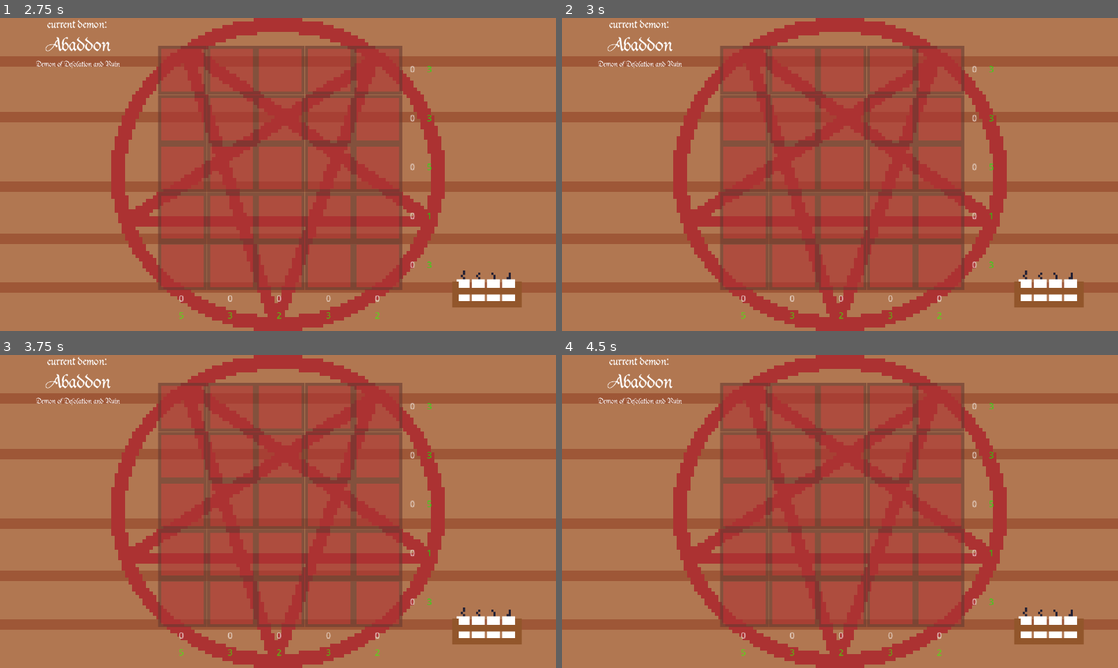
Above: before the commit, frames 1-4 (two rows, left to right).
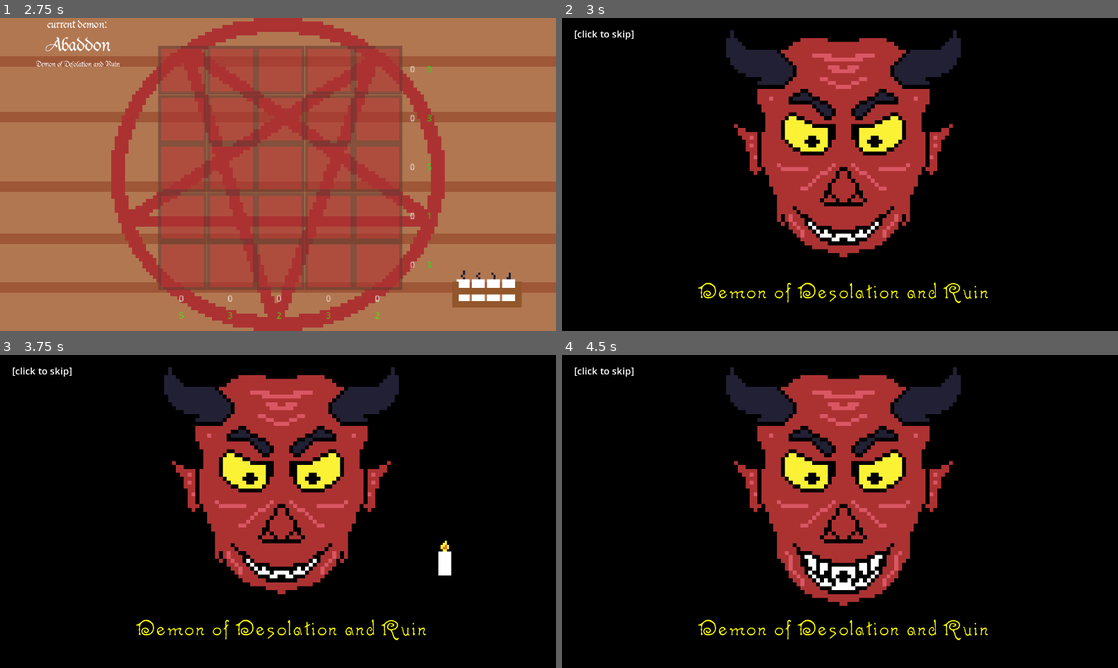
Above: after the commit, the same moments.

Repository: adrientremblay/ld55
Game: Godot game, scene res://scenes/title_screen.tscn
Two runs of this game, one before a commit and one after it. Both use one fixed random seed, a clock stepped at 60 frames per second and the inputs below.
Inputs (mouse positions are in pixels of both pictures, inside the frame that each line leads up to):
- Up to frame 1 (2.75 s): tap Enter at 0.5, 1.25, 2 s; move the mouse to (400, 158) at 0.52 s; press the mouse at (400, 158) at 0.53 s; move the mouse to (166, 190) at 1.27 s; release the mouse at (166, 190) at 1.28 s; click (166, 190) at 1.35 s; move the mouse to (333, 105) at 2.02 s; press the mouse at (333, 105) at 2.03 s
- Up to frame 2 (3 s): tap Space (skip_level, bound only after the commit) at 2.75 s; move the mouse to (1051, 290) at 2.77 s; release the mouse at (1051, 290) at 2.78 s; click (1051, 290) at 2.85 s
- Up to frame 3 (3.75 s): tap Enter at 3.5 s; move the mouse to (444, 558) at 3.52 s; press the mouse at (444, 558) at 3.53 s
- Up to frame 4 (4.5 s): tap Space (skip_level, bound only after the commit) at 4.15 s; tap Enter at 4.25 s; move the mouse to (673, 464) at 4.27 s; release the mouse at (673, 464) at 4.28 s; click (673, 464) at 4.35 s

Frame 1 is identical in both runs. In frame 2, 96% of the frame differs, in the area x 0-100%, y 0-100%; in frame 3, 96%; in frame 4, 96%.
Error before the commit: Invalid assignment of property or key 'visible' with value of type 'bool' on a base object of type 'null instance'. (res://scenes/main.gd:12)

Commit message:
instead of switching scenes for the demon screen, make it visible and hidden

Diff:
--- a/project.godot
+++ b/project.godot
@@ -32,6 +32,11 @@
 "events": [Object(InputEventMouseButton,"resource_local_to_scene":false,"resource_name":"","device":-1,"window_id":0,"a …(253 unchanged characters)…
 ]
 }
+skip_level={
+"deadzone": 0.5,
+"events": [Object(InputEventKey,"resource_local_to_scene":false,"resource_name":"","device":0,"window_id":0,"alt_pressed":false,"shift_pressed":false,"ctrl_pressed":false,"meta_pressed":false,"pressed":false,"keycode":0,"physical_keycode":32,"key_label":0,"unicode":0,"echo":false,"script":null)
+]
+}
 
 [rendering]
 
--- /dev/null
+++ b/scenes/demon_scene.gd
@@ -0,0 +1,10 @@
+extends Control
+
+
+# Called when the node enters the scene tree for the first time.
+func _ready() -> void:
+	$DemonFace.play()
+
+# Called every frame. 'delta' is the elapsed time since the previous frame.
+func _process(delta: float) -> void:
+	pass
--- a/DemonScene.tscn
+++ b/scenes/demon_scene.tscn
@@ -1,14 +1,15 @@
-[gd_scene load_steps=8 format=3 uid="uid://bbo2kwetjuaqc"]
+[gd_scene load_steps=9 format=3 uid="uid://bbo2kwetjuaqc"]
 
-[ext_resource type="Texture2D" uid="uid://crmisd5rntwpl" path="res://assets/images/demon1-Sheet.png" id="1_bxwxo"]
-[ext_resource type="FontFile" uid="uid://dt4kihwdejs7g" path="res://assets/fonts/Caprice.ttf" id="2_s3uvv"]
+[ext_resource type="Texture2D" uid="uid://crmisd5rntwpl" path="res://assets/images/demon1-Sheet.png" id="1_vk3n7"]
+[ext_resource type="Script" path="res://scenes/demon_scene.gd" id="1_xw2gr"]
+[ext_resource type="FontFile" uid="uid://dt4kihwdejs7g" path="res://assets/fonts/Caprice.ttf" id="2_kprho"]
 
 [sub_resource type="AtlasTexture" id="AtlasTexture_t7idv"]
-atlas = ExtResource("1_bxwxo")
+atlas = ExtResource("1_vk3n7")
 region = Rect2(0, 0, 64, 64)
 
 [sub_resource type="AtlasTexture" id="AtlasTexture_i18yd"]
-atlas = ExtResource("1_bxwxo")
+atlas = ExtResource("1_vk3n7")
 region = Rect2(64, 0, 64, 64)
 
 [sub_resource type="SpriteFrames" id="SpriteFrames_2gw6p"]
@@ -37,6 +38,7 @@
 anchors_preset = 0
 offset_right = 40.0
 offset_bottom = 40.0
+script = ExtResource("1_xw2gr")
 
 [node name="ColorRect" type="ColorRect" parent="."]
 layout_mode = 1
@@ -53,7 +55,7 @@
 position = Vector2(648, 298)
 scale = Vector2(9, 9)
 sprite_frames = SubResource("SpriteFrames_2gw6p")
-frame_progress = 0.112093
+frame_progress = 0.74984
 
 [node name="SkipText" type="Label" parent="."]
 layout_mode = 1
@@ -68,7 +70,7 @@
 text = "[click to skip]"
 label_settings = SubResource("LabelSettings_hf6am")
 
-[node name="Label2" type="Label" parent="."]
+[node name="SpeechBubble" type="Label" parent="."]
 modulate = Color(1, 1, 0, 1)
 layout_mode = 0
 offset_left = 168.0
--- a/scenes/main.gd
+++ b/scenes/main.gd
@@ -1,5 +1,6 @@
 extends Node2D
 
+var debug_mode = true
 var demons_to_summon: Array[Demon]
 var current_demon = 0
 @onready var demonNameLabel: Label = $Grimoire/DemonName
@@ -9,11 +10,12 @@
 func _ready() -> void:
 	make_levels()
 	load_demon(demons_to_summon[current_demon])
-	$DemonWindow.visible = false
+	$DemonScene.visible = false
 
 # Called every frame. 'delta' is the elapsed time since the previous frame.
 func _process(delta: float) -> void:
-	pass
+	if Input.is_action_pressed("skip_level"):
+		level_complete()
 
 func _on_object_spawner_spawn_object(object: Variant) -> void:
 	add_child(object)
@@ -36,9 +38,9 @@
 
 func _on_object_spawner_altar_check() -> void:
 	if $Altar.check_puzzle_completion():
-		level_complete(demons_to_summon[current_demon])
-		current_demon += 1
+		level_complete()
 
-func level_complete(demon: Demon):
-	$DemonWindow.visible = true
-	print("level complete")
+func level_complete():
+	var demon = demons_to_summon[current_demon]
+	$DemonScene.visible = true
+	$DemonScene/SpeechBubble.text = demon.description
--- a/scenes/main.tscn
+++ b/scenes/main.tscn
@@ -1,10 +1,11 @@
-[gd_scene load_steps=6 format=3 uid="uid://dft06i0o7a16r"]
+[gd_scene load_steps=7 format=3 uid="uid://dft06i0o7a16r"]
 
 [ext_resource type="Script" path="res://scenes/main.gd" id="1_p50c6"]
 [ext_resource type="PackedScene" uid="uid://cy3mptasstq5l" path="res://scenes/altar.tscn" id="2_64s2l"]
 [ext_resource type="PackedScene" uid="uid://dbnxiup0a0586" path="res://scenes/offering_spawner.tscn" id="3_r0mkk"]
 [ext_resource type="Texture2D" uid="uid://b2pi2pwbsw77p" path="res://assets/images/table.png" id="4_6om3k"]
 [ext_resource type="PackedScene" uid="uid://h5uegdst2jew" path="res://scenes/grimoire.tscn" id="5_qrky2"]
+[ext_resource type="PackedScene" uid="uid://bbo2kwetjuaqc" path="res://scenes/demon_scene.tscn" id="6_jih8r"]
 
 [node name="Main" type="Node2D"]
 script = ExtResource("1_p50c6")
@@ -25,5 +26,8 @@
 
 [node name="Grimoire" parent="." instance=ExtResource("5_qrky2")]
 
+[node name="DemonScene" parent="." instance=ExtResource("6_jih8r")]
+visible = false
+
 [connection signal="altar_check" from="ObjectSpawner" to="." method="_on_object_spawner_altar_check"]
 [connection signal="spawn_object" from="ObjectSpawner" to="." method="_on_object_spawner_spawn_object"]
Not shown: 1 places in scenes/demon_scene.tscn that only renumber resources
